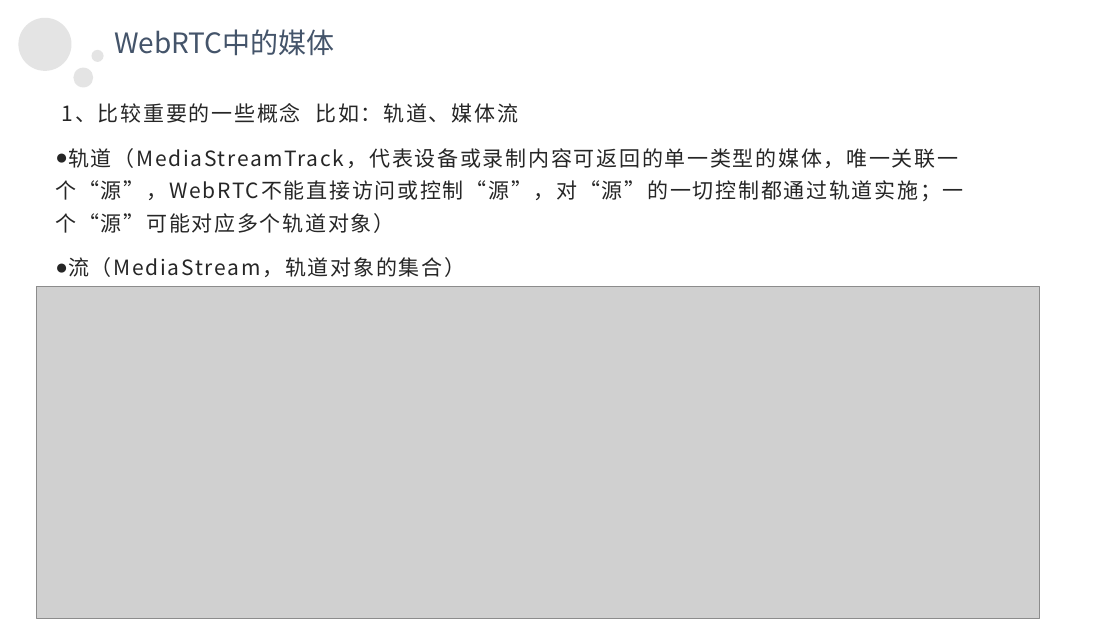
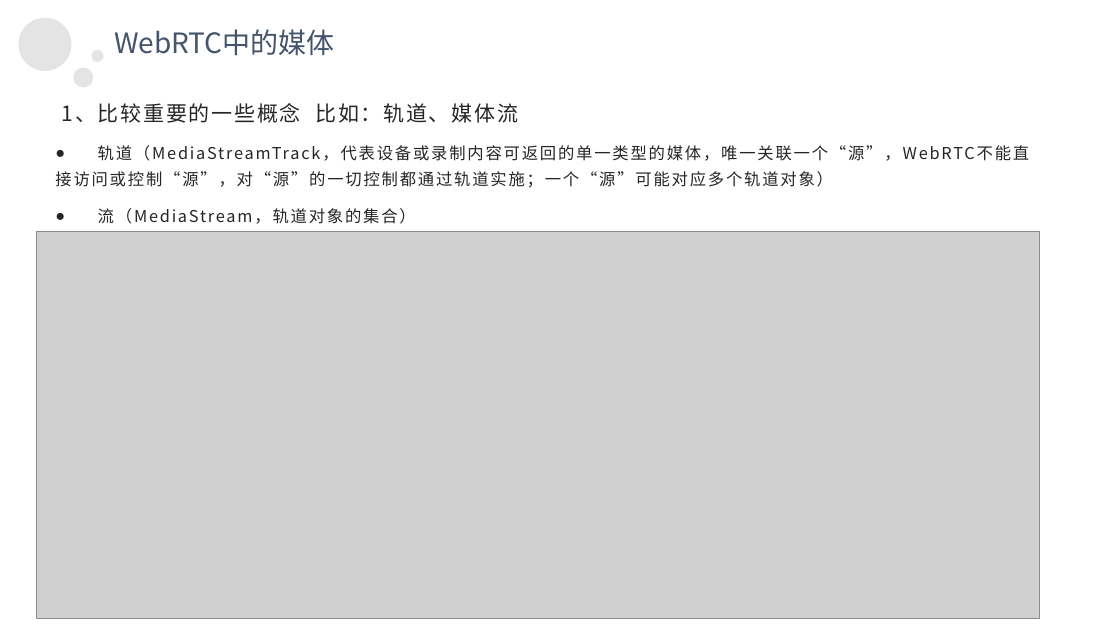
Before and after one commit to joeyer/lzjtest, a slide deck: slide 7 of 分享.pptx (slide 6 before the commit). Drawn at 1120x630 pixels with LibreOffice and Linux fonts; fonts in the diff are those of the drawing; grey boxes stand for pictures. Boxes give left, top, right and bottom in pixels: in the first picture for what was removed or moved away, otherwise in the second. Text is boxed around its words. In the diff, an @@ line names an element or a change of style, - is before the commit and + after.

Commit message:
ppt

```diff
--- a/分享.pptx
+++ b/分享.pptx
@@ text at (x1=55, y1=145, x2=864, y2=224): size 18 to 14 pt in "轨道（MediaStreamTrack，代表设备或录制内容可返回的单一类型的媒体，唯一关联一个“源”，WebRTC不能直 ...", "流（MediaStream，轨道对象的集合）" @@
@@ picture resized from (x1=36, y1=287, x2=1040, y2=618) to (x1=36, y1=232, x2=1040, y2=618) @@
```
Also in this commit, not shown: 4 other slides changed, 3 slides added.
